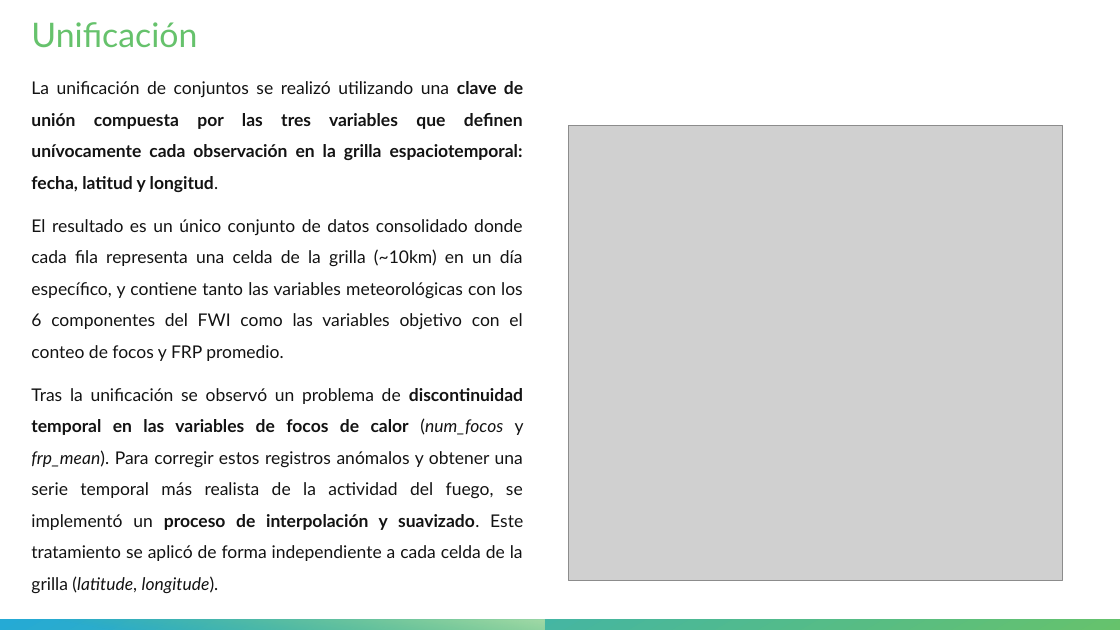
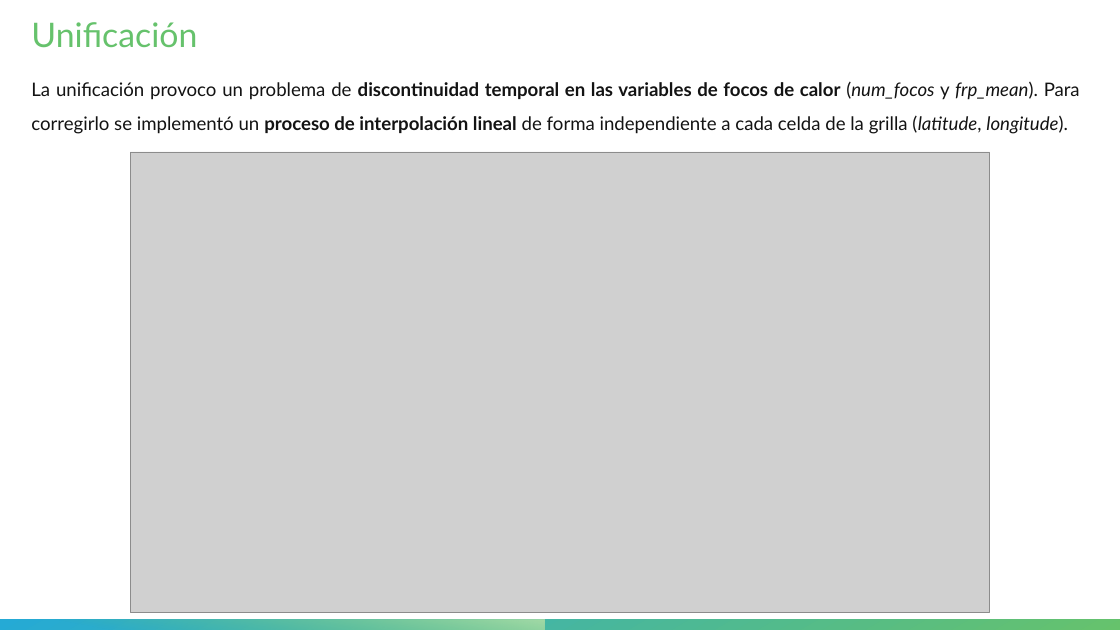
Before and after one commit to HunterCitto/199---Seminario-Final, a slide deck: slide 16 of docs/Entregas/Presentación/Incendios forestales de la Patagonia Andina - Pública.pptx (slide 18 before the commit). Drawn at 1120x630 pixels with LibreOffice and Linux fonts; fonts in the diff are those of the drawing; grey boxes stand for pictures. Boxes give left, top, right and bottom in pixels: in the first picture for what was removed or moved away, otherwise in the second. Text is boxed around its words. In the diff, an @@ line names an element or a change of style, - is before the commit and + after.

```diff
--- a/docs/Entregas/Presentación/Incendios forestales de la Patagonia Andina - Pública.pptx
+++ b/docs/Entregas/Presentación/Incendios forestales de la Patagonia Andina - Pública.pptx
@@ text removed at (31,81,524,594) @@
-La unificación de conjuntos se realizó utilizando una clave de unión compuesta por las tres variables que definen unívocamente cada observación en la grilla espaciotemporal: fecha, latitud y longitud.
-El resultado es un único conjunto de datos consolidado donde cada fila representa una celda de la grilla (~10km) en un día específico, y contiene tanto las variables meteorológicas con los 6 componentes del FWI como las variables objetivo con el conteo de focos y FRP promedio.
-Tras la unificación se observó un problema de discontinuidad temporal en las variables de focos de calor (num_focos y frp_mean). Para corregir estos registros anómalos y obtener una serie temporal más realista de la actividad del fuego, se implementó un proceso de interpolación y suavizado. Este tratamiento se aplicó de forma independiente a cada celda de la grilla (latitude, longitude).
@@ text added at (31,81,1080,134), 16 pt, text #131313 @@
+La unificación provoco un problema de discontinuidad temporal en las variables de focos de calor (num_focos y frp_mean). Para corregirlo se implementó un proceso de interpolación lineal de forma independiente a cada celda de la grilla (latitude, longitude).
@@ picture: place and size @@
-picture at (568,125,1063,581)
+picture at (130,152,990,613)
```
Also in this commit, not shown: 7 other slides changed, 9 slides added, 8 slides removed, 7 other files.
